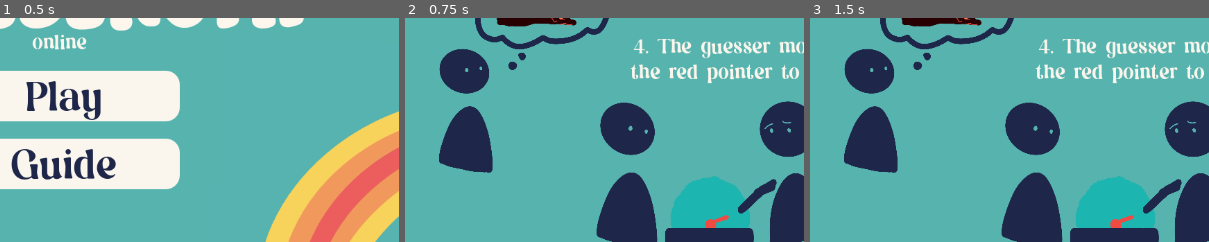
Above: before the commit, frames 1-3 (left to right).
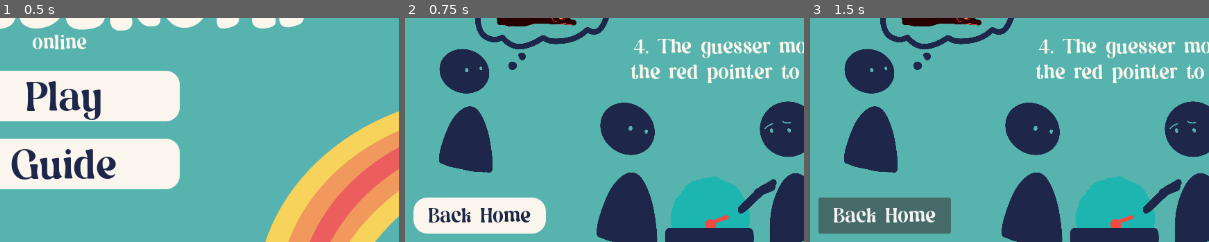
Above: after the commit, the same moments.

Repository: anajshah/wavelength_online
Game: Godot game, scene res://scenes/main_menu.tscn
The game is run twice, just before and just after one commit, with the same random seed, the same clock (stepped at 60 frames per second) and the same inputs.
Inputs (mouse positions are % of the whole screen's width and height, from its top left):
- Up to frame 1 (0.5 s): no input
- Up to frame 2 (0.75 s): click "Guide" at 0.5 s
- Up to frame 3 (1.5 s): click (51, 90) at 1.25 s, where only the run after the commit has a clickable "Back Home"
The pictures show only the part of the screen within x 41-91%, y 46-96%; the shares and areas given below are measured in that part.

Frame 1 is identical in both runs. In frame 2, 5.3% of the frame differs, in the area x 2-36%, y 79-97%; in frame 3, 5.5%.

Commit message:
forgot button

Diff:
--- a/scenes/how_to_play.tscn
+++ b/scenes/how_to_play.tscn
@@ -7,6 +7,14 @@
 [ext_resource type="Texture2D" uid="uid://bgc2vq5qimhqt" path="res://assets/Untitled_Artwork 240.png" id="5_xqkvd"]
 [ext_resource type="Texture2D" uid="uid://blktcptt6jf8o" path="res://assets/Untitled_Artwork 241.png" id="6_dhu30"]
 [ext_resource type="Texture2D" uid="uid://bt6rxy3amms1o" path="res://assets/Untitled_Artwork 242.png" id="7_nxcge"]
+[ext_resource type="Script" uid="uid://bl8nww8nkclr1" path="res://scripts/guide.gd" id="8_crhno"]
+
+[sub_resource type="StyleBoxFlat" id="StyleBoxFlat_xqkvd"]
+bg_color = Color(0.9843137, 0.9647059, 0.92941177, 1)
+corner_radius_top_left = 20
+corner_radius_top_right = 20
+corner_radius_bottom_right = 20
+corner_radius_bottom_left = 20
 
 [node name="how_to_play" type="Node2D"]
 
@@ -131,3 +139,17 @@
 position = Vector2(909, 473)
 scale = Vector2(0.19189453, 0.19189453)
 texture = ExtResource("7_nxcge")
+
+[node name="guide" type="Button" parent="."]
+offset_left = 488.0
+offset_top = 555.0
+offset_right = 679.0
+offset_bottom = 607.0
+theme_override_colors/font_color = Color(0.11764706, 0.15294118, 0.28627452, 1)
+theme_override_fonts/font = ExtResource("3_m8x0n")
+theme_override_font_sizes/font_size = 32
+theme_override_styles/normal = SubResource("StyleBoxFlat_xqkvd")
+text = "Back Home"
+script = ExtResource("8_crhno")
+
+[connection signal="pressed" from="guide" to="guide" method="_on_pressed"]
Not shown: 1 places in scenes/how_to_play.tscn that only renumber resources
